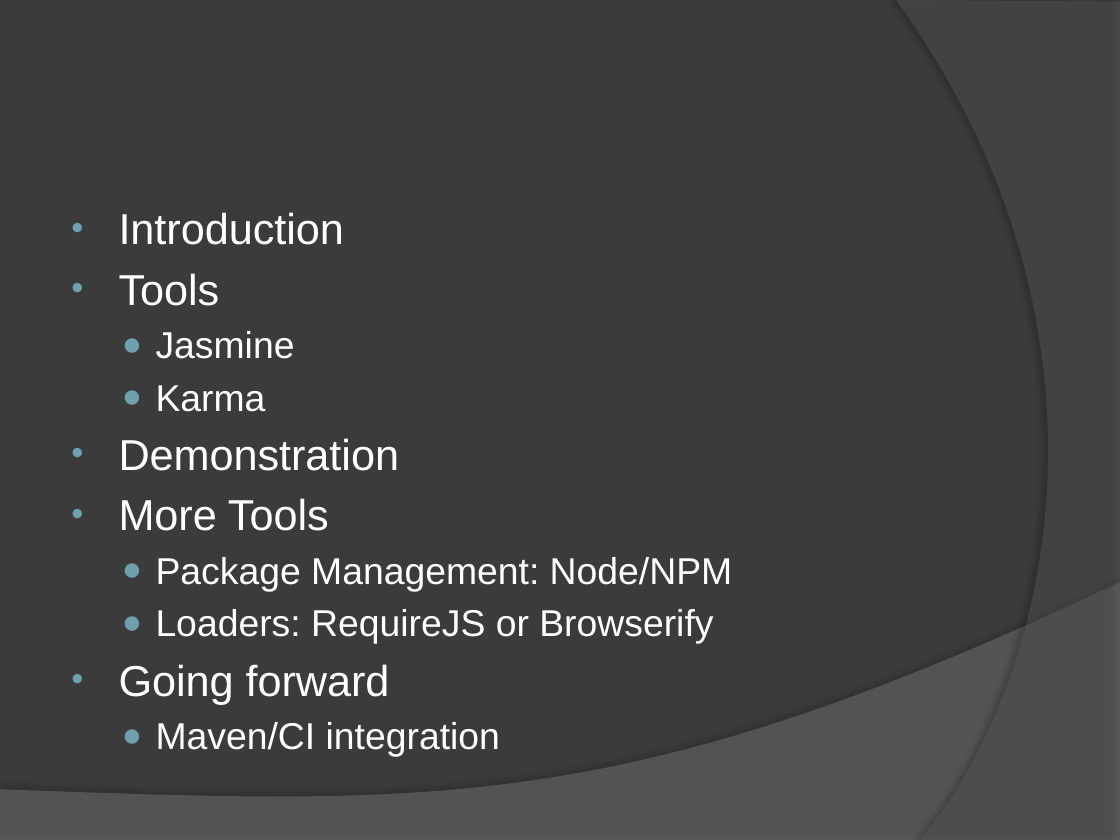
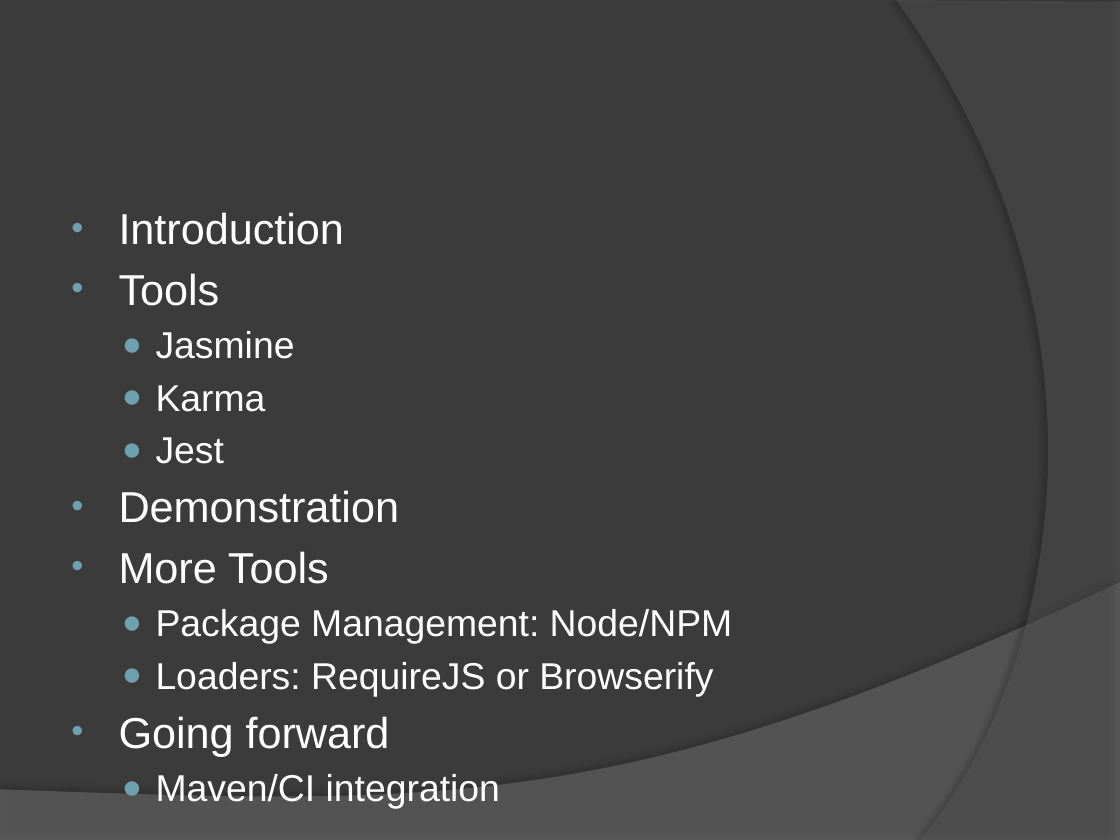
Before and after one commit to n3f/karma-jasmine-demo, a slide deck: slide 2 of Unit Testing Javascript.pptx. Drawn at 1120x840 pixels with LibreOffice and Linux fonts; fonts in the diff are those of the drawing. Boxes give left, top, right and bottom in pixels: in the first picture for what was removed or moved away, otherwise in the second. Text is boxed around its words. In the diff, an @@ line names an element or a change of style, - is before the commit and + after.

Commit message:
Added jest

```diff
--- a/Unit Testing Javascript.pptx
+++ b/Unit Testing Javascript.pptx
@@ text at (156,437,224,464): paragraph added @@
+  ● Jest
```
Also in this commit, not shown: 3 slides added.
